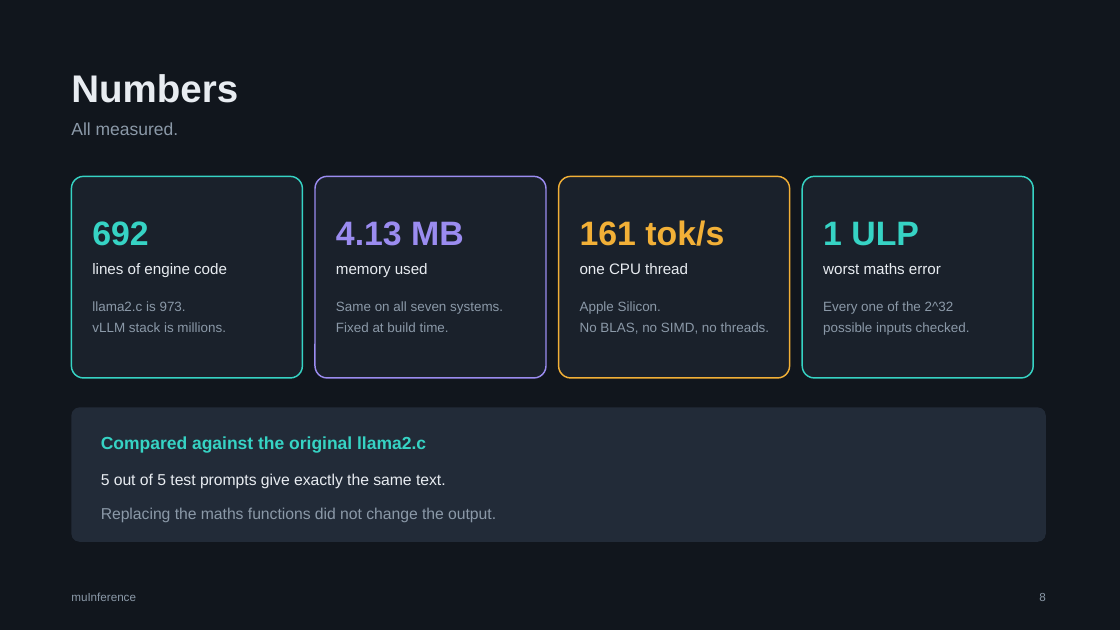
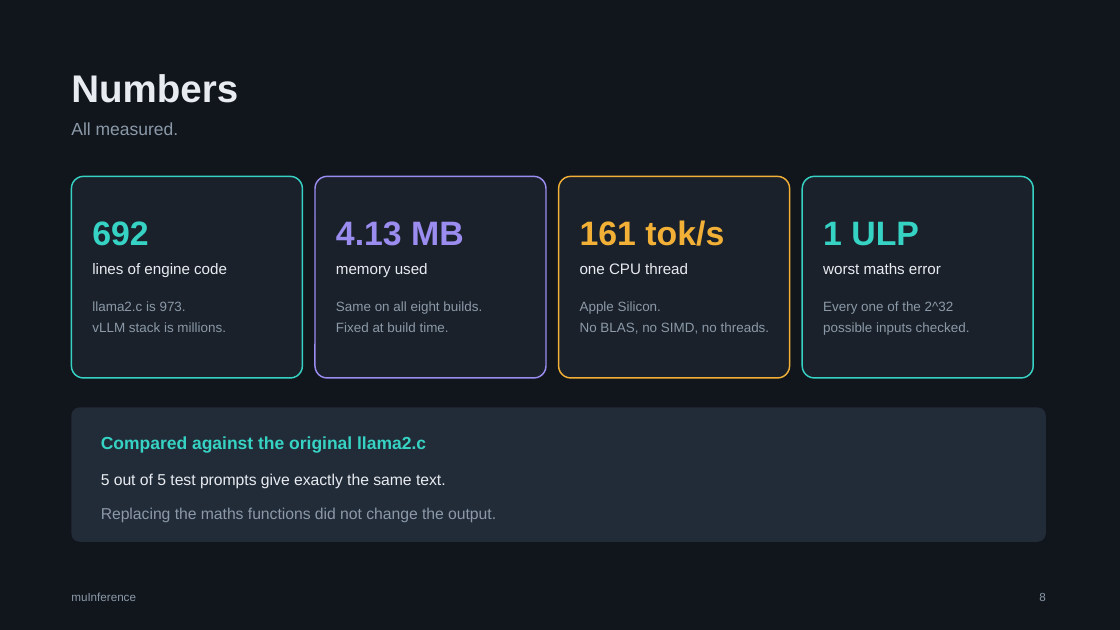
Before and after one commit to luiscosio/muInference, a slide deck: slide 8 of documentation/muinference-deck.pptx. Drawn at 1120x630 pixels with LibreOffice and Linux fonts; fonts in the diff are those of the drawing. Boxes give left, top, right and bottom in pixels: in the first picture for what was removed or moved away, otherwise in the second. Text is boxed around its words. In the diff, an @@ line names an element or a change of style, - is before the commit and + after.

```diff
--- a/documentation/muinference-deck.pptx
+++ b/documentation/muinference-deck.pptx
@@ text at (336, 301, 482, 332): text changed @@
-Same on all seven systems.
-Fixed at build time.
+Same on all eight builds.
+Fixed at build time.
```
Also in this commit, not shown: 3 other slides changed, 3 other files.
